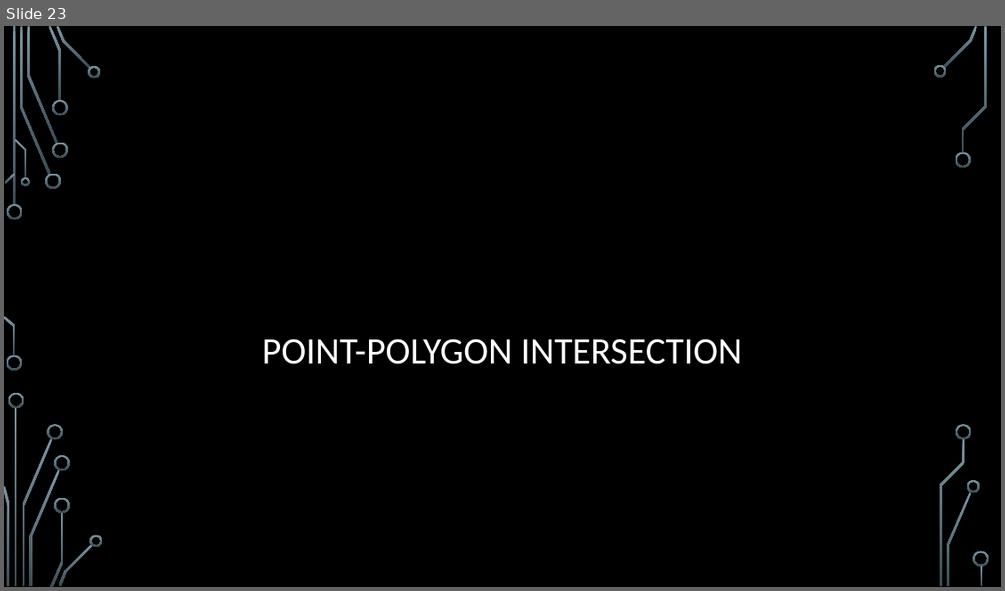
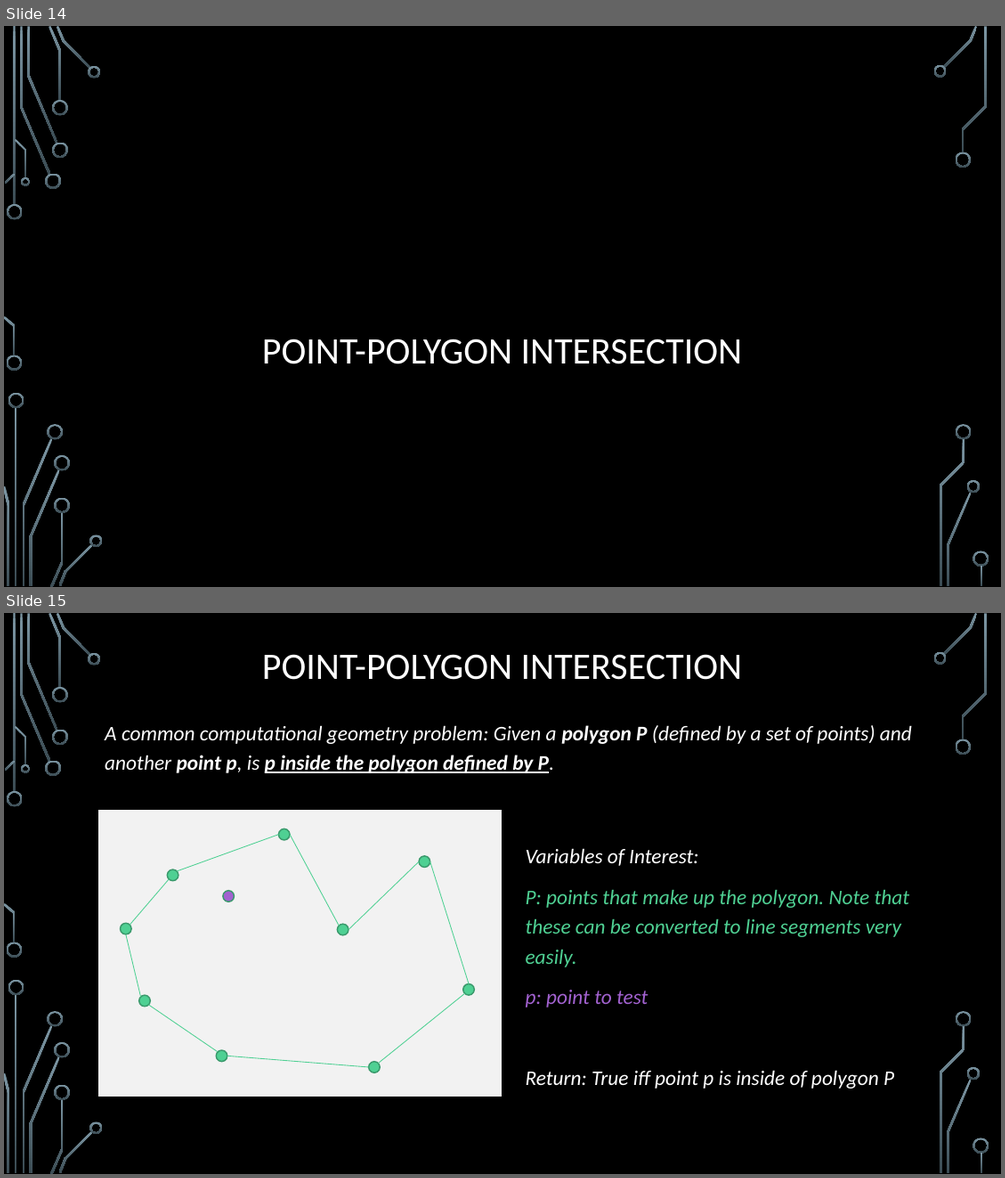
Before and after one commit to janiceeguo/advAlgo, a slide deck: slides/ComputationalGeom-part1-Intersections.pptx. Shown one above the other, each under a label of ours: slide 23 before the commit, slides 14 and 15 after it. The pictures are 1005x591 and 1005x1178 pixels, drawn with LibreOffice and Linux fonts; fonts in the diff are those of the drawing; background and template pictures are left out. Boxes give left, top, right and bottom in pixels: in the first picture for what was removed or moved away, otherwise in the second. Text is boxed around its words. In the diff, an @@ line names an element or a change of style, - is before the commit and + after.

```diff
--- a/slides/ComputationalGeom-part1-Intersections.pptx
+++ b/slides/ComputationalGeom-part1-Intersections.pptx
@@ slide 15 added at [4,613,1001,1174], background picture (left out); not listed: 36 template elements that a slide beside it also shows @@
@@ title added at [262,654,743,680], 36 pt, text #FFFFFF @@
+POINT-POLYGON INTERSECTION
@@ text added at [105,725,912,773], 20 pt, text #FFFFFF, italic @@
+A common computational geometry problem: Given a polygon P (defined by a set of points) and another point p, is p inside the polygon defined by P.
@@ text added at [526,848,910,1088], 20 pt, text #4FD093, italic @@
+Variables of Interest:
+P: points that make up the polygon. Note that these can be converted to line segments very easily.
+p: point to test
+Return: True iff point p is inside of polygon P
@@ group added at [97,809,502,1097]: 10 ellipses, 9 lines, 1 rectangle @@
@@ what was slide 23 is now slide 14 @@
```
Also in this commit, not shown: 1 slide changed, 10 other slides added, 2 other files.
